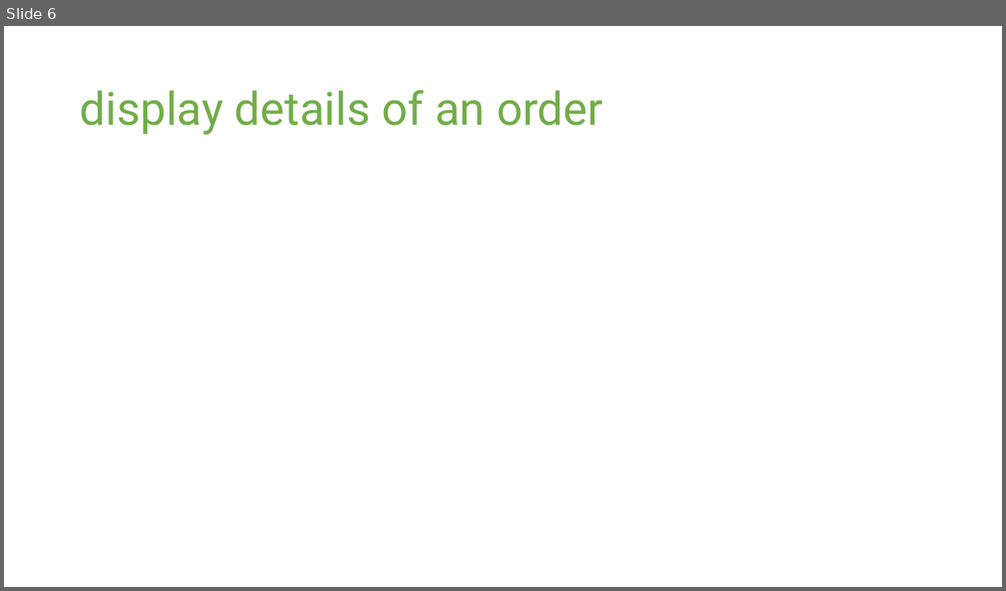
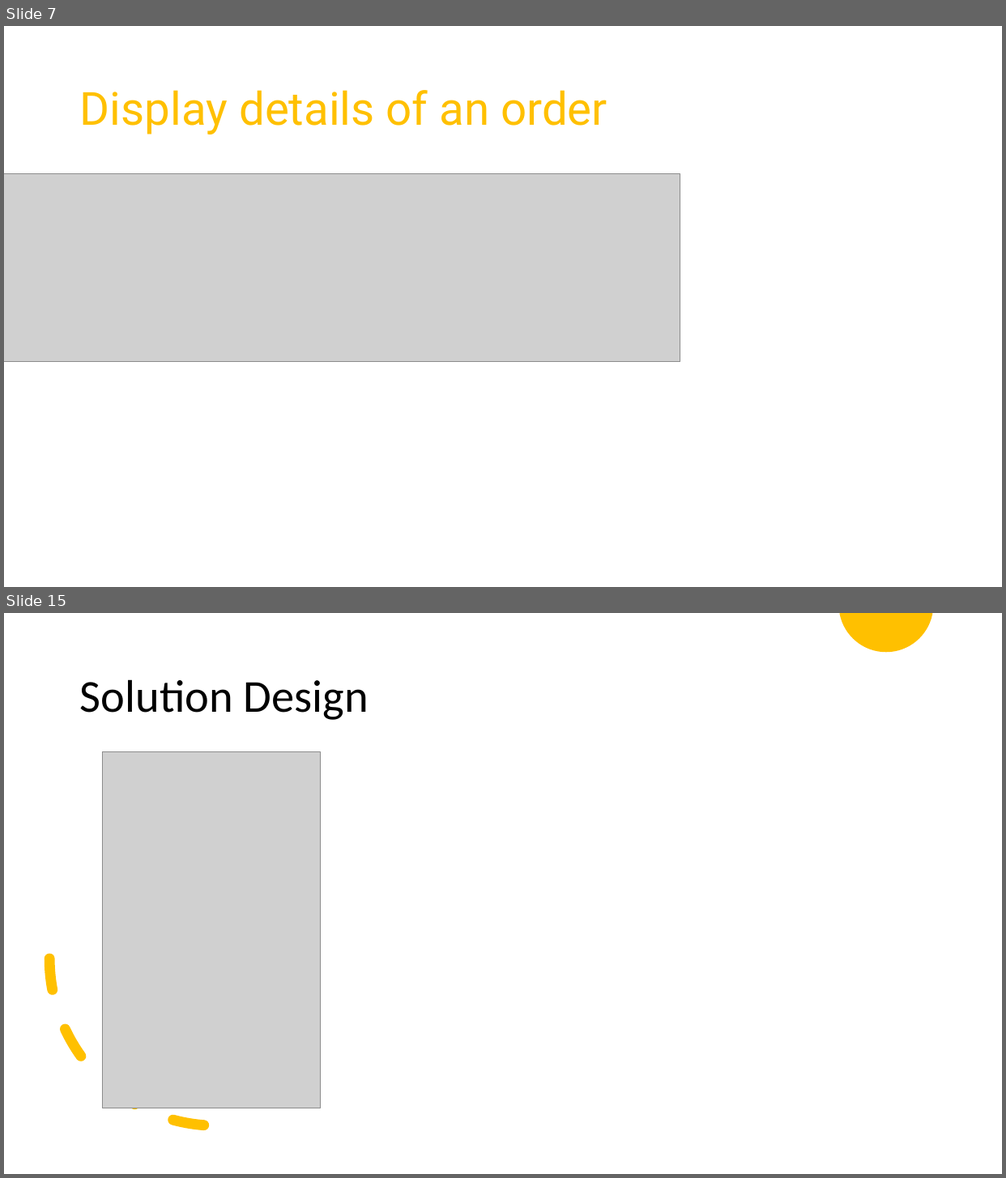
Before and after one commit to 06012021-dotnet-uta/ChristianRomeroP0, a slide deck: Study/P0 Presentation.pptx. Shown one above the other, each under a label of ours: slide 6 before the commit, slides 7 and 15 after it; the slides between them are not shown. The pictures are 1006x591 and 1006x1178 pixels, drawn with LibreOffice and Linux fonts; fonts in the diff are those of the drawing; grey boxes stand for pictures. Boxes give left, top, right and bottom in pixels: in the first picture for what was removed or moved away, otherwise in the second. Text is boxed around its words. In the diff, an @@ line names an element or a change of style, - is before the commit and + after.

```diff
--- a/Study/P0 Presentation.pptx
+++ b/Study/P0 Presentation.pptx
@@ slide 15 added at box(4, 613, 1002, 1174), background #FFFFFF @@
@@ freeform shape added at box(839, 613, 932, 652), fill #FFC000 @@
@@ title added at box(80, 679, 368, 720), 44 pt, text #000000 @@
+Solution Design
@@ picture added at box(103, 752, 321, 1109) @@
@@ arc (boxed as its full ellipse) added at box(49, 792, 385, 1127), outline #FFC000 10 pt dashed @@
@@ what was slide 6 is now slide 7 @@
@@ slide 7 changed as well @@
@@ title at box(80, 90, 607, 135): text changed; text colour #70AD47 to #FFC000 @@
-display details of an order
+Display details of an order
@@ picture added at box(4, 174, 680, 362) @@
```
Also in this commit, not shown: 6 other slides changed, 9 other slides added, 3 slides removed, 16 other files.
